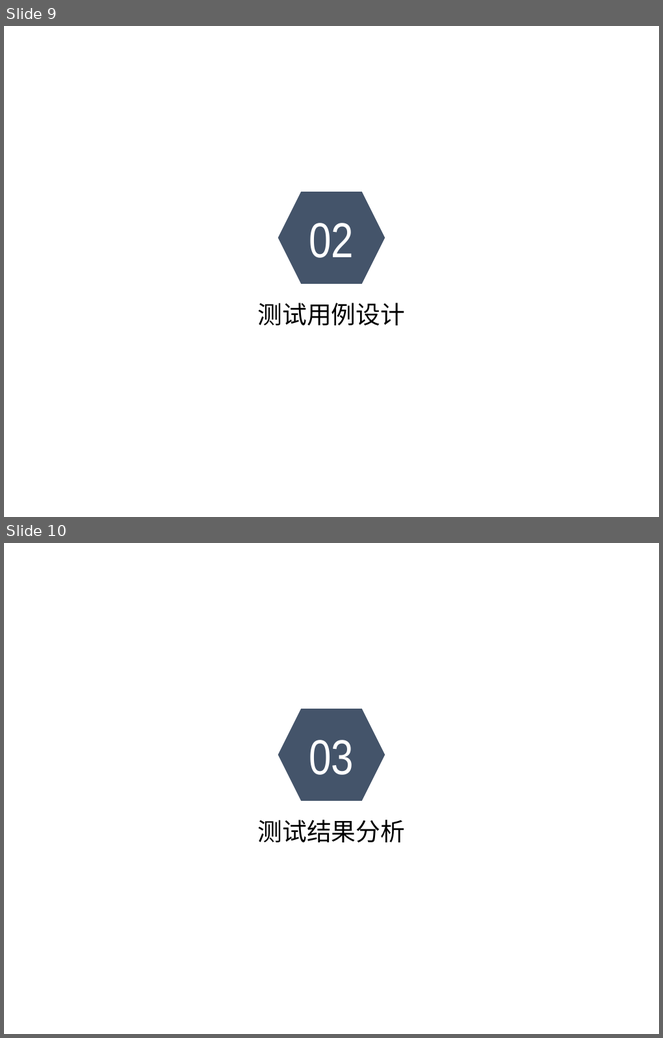
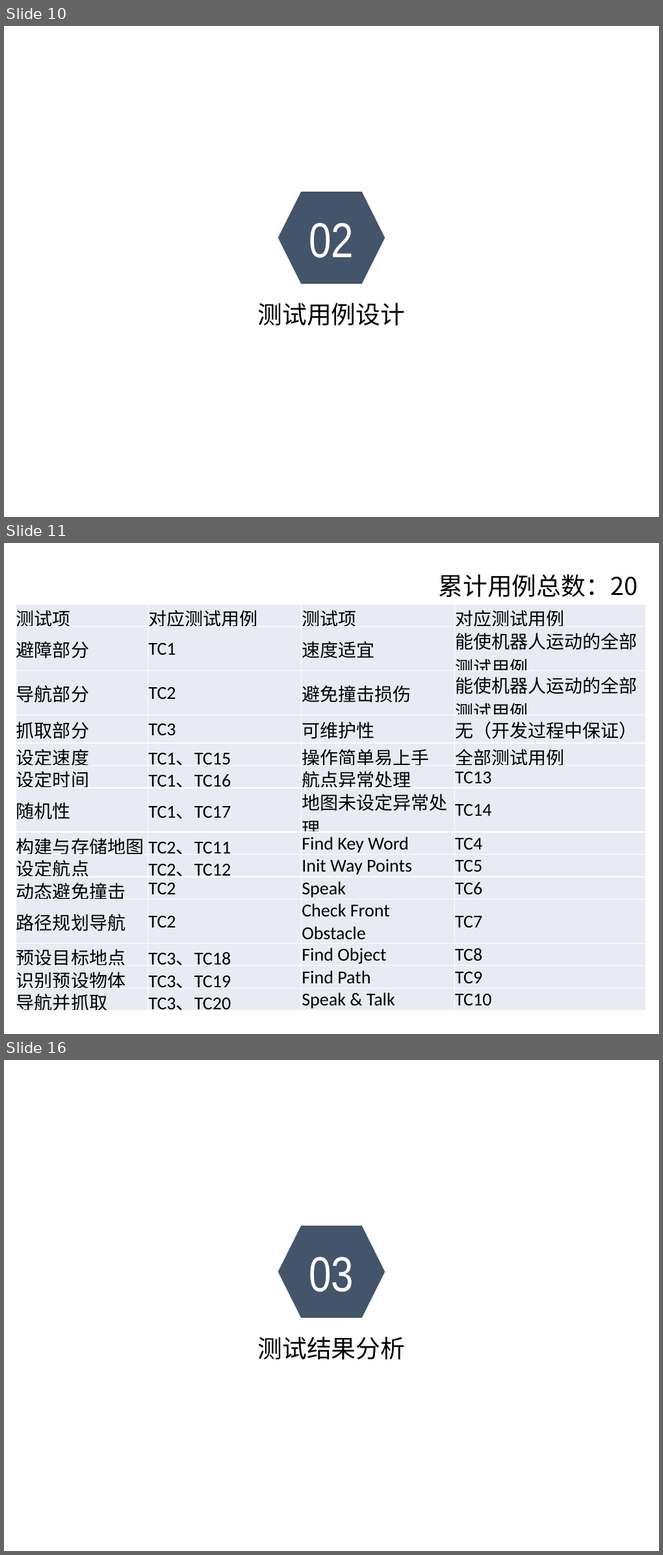
Before and after one commit to sebuaa2019/Team201, a slide deck: 测试报告.pptx. Shown one above the other, each under a label of ours: slides 9 and 10 before the commit, slides 10, 11 and 16 after it; the slides between them are not shown. The pictures are 663x1038 and 663x1555 pixels, drawn with LibreOffice and Linux fonts; fonts in the diff are those of the drawing; background and template pictures are left out. Boxes give left, top, right and bottom in pixels: in the first picture for what was removed or moved away, otherwise in the second. Text is boxed around its words. In the diff, an @@ line names an element or a change of style, - is before the commit and + after.

```diff
--- a/测试报告.pptx
+++ b/测试报告.pptx
@@ slide 11 added at (x1=4, y1=543, x2=659, y2=1034), background picture (left out) @@
@@ text added at (x1=438, y1=574, x2=638, y2=597), 27 pt, text #000000 @@
+累计用例总数：20
@@ table added at (x1=16, y1=604, x2=646, y2=1014), 14 rows, 4 columns @@
+测试项 | 对应测试用例 | 测试项 | 对应测试用例
+避障部分 | TC1 | 速度适宜 | 能使机器人运动的全部测试用例
+导航部分 | TC2 | 避免撞击损伤 | 能使机器人运动的全部测试用例
+抓取部分 | TC3 | 可维护性 | 无（开发过程中保证）
+设定速度 | TC1、TC15 | 操作简单易上手 | 全部测试用例
+设定时间 | TC1、TC16 | 航点异常处理 | TC13
+随机性 | TC1、TC17 | 地图未设定异常处理 | TC14
+构建与存储地图 | TC2、TC11 | Find Key Word | TC4
+设定航点 | TC2、TC12 | Init Way Points | TC5
+动态避免撞击 | TC2 | Speak | TC6
+路径规划导航 | TC2 | Check Front Obstacle | TC7
+预设目标地点 | TC3、TC18 | Find Object | TC8
+识别预设物体 | TC3、TC19 | Find Path | TC9
+导航并抓取 | TC3、TC20 | Speak & Talk | TC10
@@ what was slide 9 is now slide 10 @@
@@ what was slide 10 is now slide 16 @@
```
Also in this commit, not shown: 13 other slides added, 5 slides removed.
